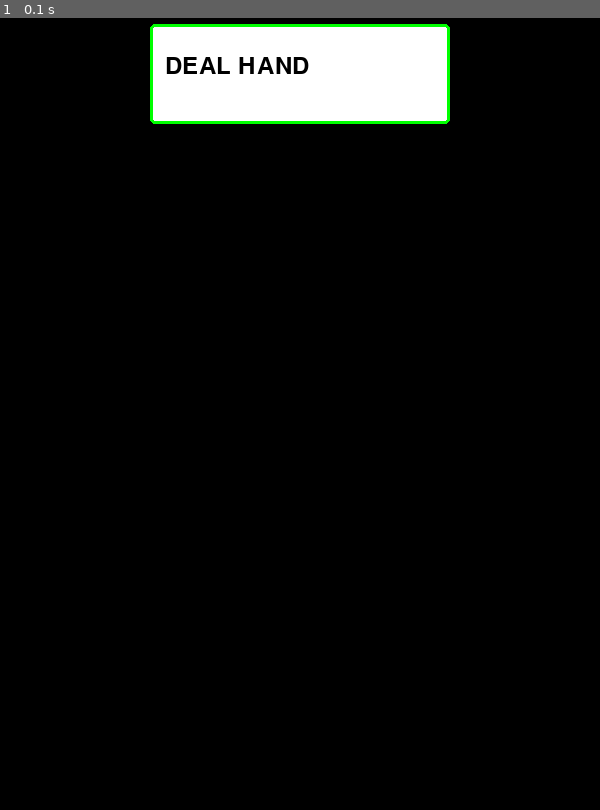
Above: before the commit, frame 1.
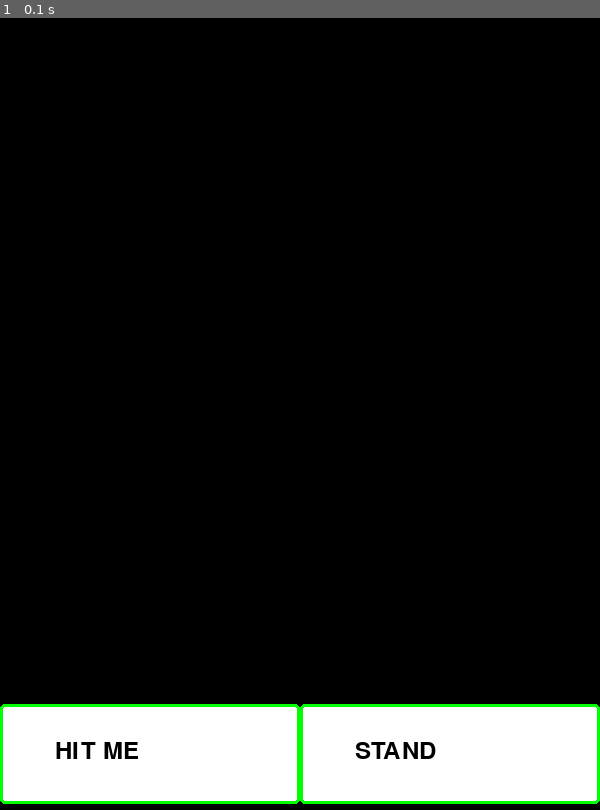
Above: after the commit, the same moment.

Repository: UCLL-introproject-project/ucll-introproject-project-2324-pygame-development-project-ao-2425-v2-project-resources
Game: pygame game, started from blackjack_game/blackjack_gamefile.py
Same seed, same stepped clock (60 frames per second), same inputs: the game is played once before the commit and once after it.
Inputs:
- Up to frame 1 (0.1 s): no input

The runs differ from the first frame. In frame 1, 19% of the frame differs, in the area x 0-100%, y 0-100%.

Commit message:
Added HIT and STAND buttons

Diff:
--- a/blackjack_game/blackjack_gamefile.py
+++ b/blackjack_game/blackjack_gamefile.py
@@ -20,7 +20,7 @@
 timer = pygame.time.Clock()
 pygame.font.init()
 font = pygame.font.Font(None, 36)
-active = False
+active = True
 
 #draw game conditions and buttons
 def draw_game(act):
@@ -33,6 +33,19 @@
         screen.blit(deal_text, (165, 50))
         button_list.append(deal)
 
+    #once game started, show hit and stand buttons and win/loss records
+    else:
+        hit = pygame.draw.rect(screen, 'white', [0, 700, 300, 100], 0, 5)
+        pygame.draw.rect(screen, 'green', [0, 700, 300, 100], 3, 5)
+        hit_text = font.render('HIT ME', True, 'black')
+        screen.blit(hit_text, (55, 735))
+        button_list.append(hit)
+
+        stand = pygame.draw.rect(screen, 'white', [300, 700, 300, 100], 0, 5)
+        pygame.draw.rect(screen, 'green', [300, 700, 300, 100], 3, 5)
+        stand_text = font.render('STAND', True, 'black')
+        screen.blit(stand_text, (355, 735))
+        button_list.append(stand)
 
 
 #main game loop
